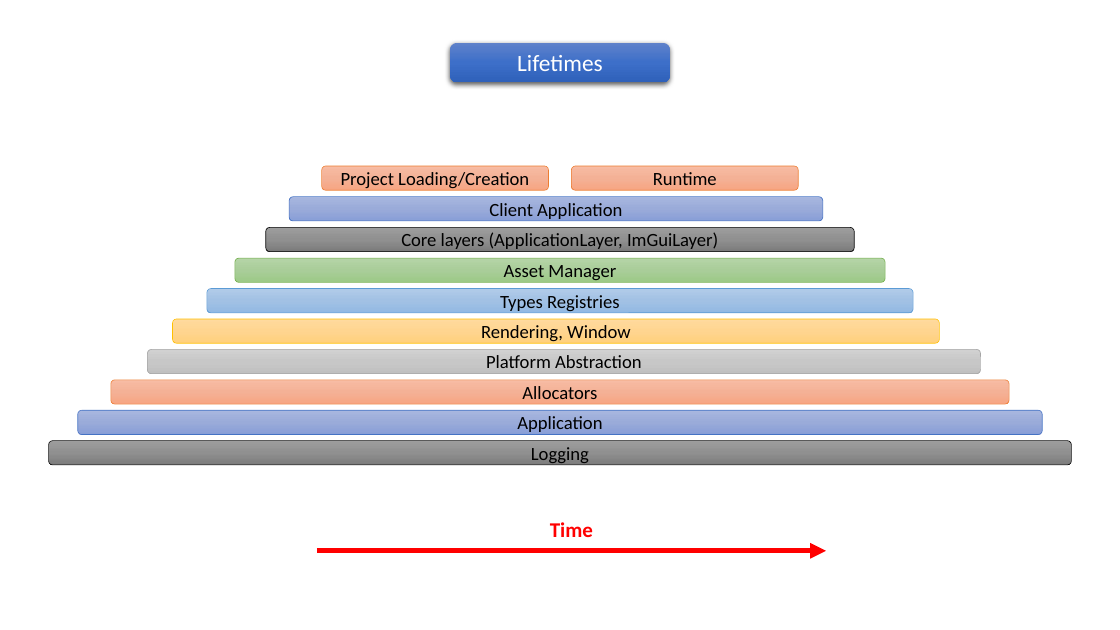
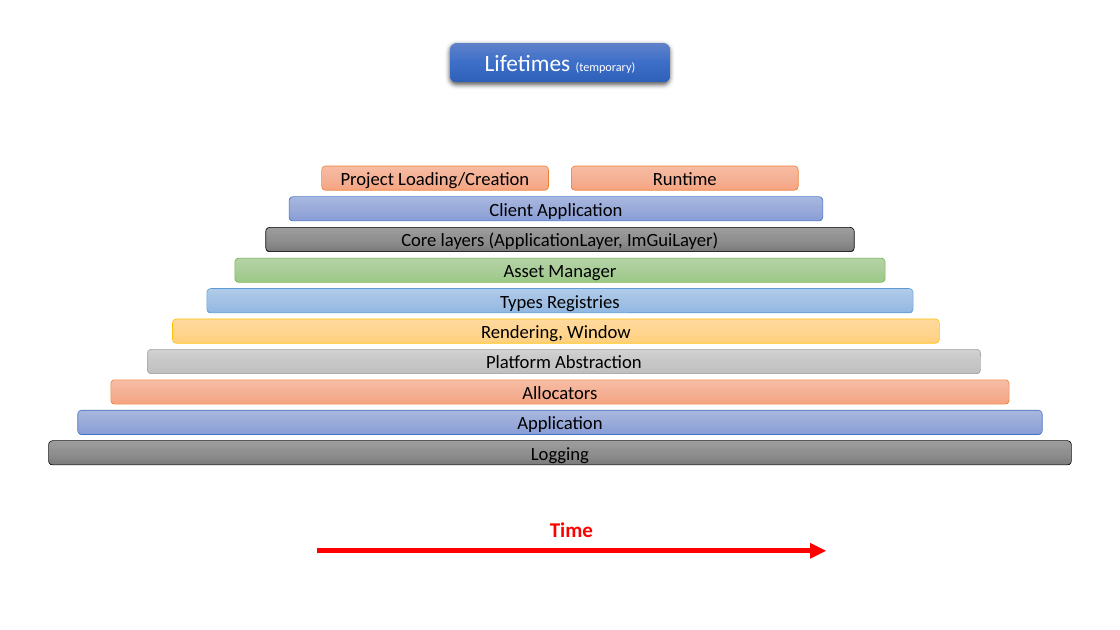
Before and after one commit to pawel-kaleta/FoolsEngine, a slide deck: slide 4 of Documentation/Core Architecture.pptx. Drawn at 1120x630 pixels with LibreOffice and Linux fonts; fonts in the diff are those of the drawing. Boxes give left, top, right and bottom in pixels: in the first picture for what was removed or moved away, otherwise in the second. Text is boxed around its words. In the diff, an @@ line names an element or a change of style, - is before the commit and + after.

```diff
--- a/Documentation/Core Architecture.pptx
+++ b/Documentation/Core Architecture.pptx
@@ text in rounded rectangle at (485,55,636,73): text changed; size 20 to 10.5 pt @@
-Lifetimes
+Lifetimes (temporary)
```
Also in this commit, not shown: 1 slide added, 1 slide removed, 12 other files.
